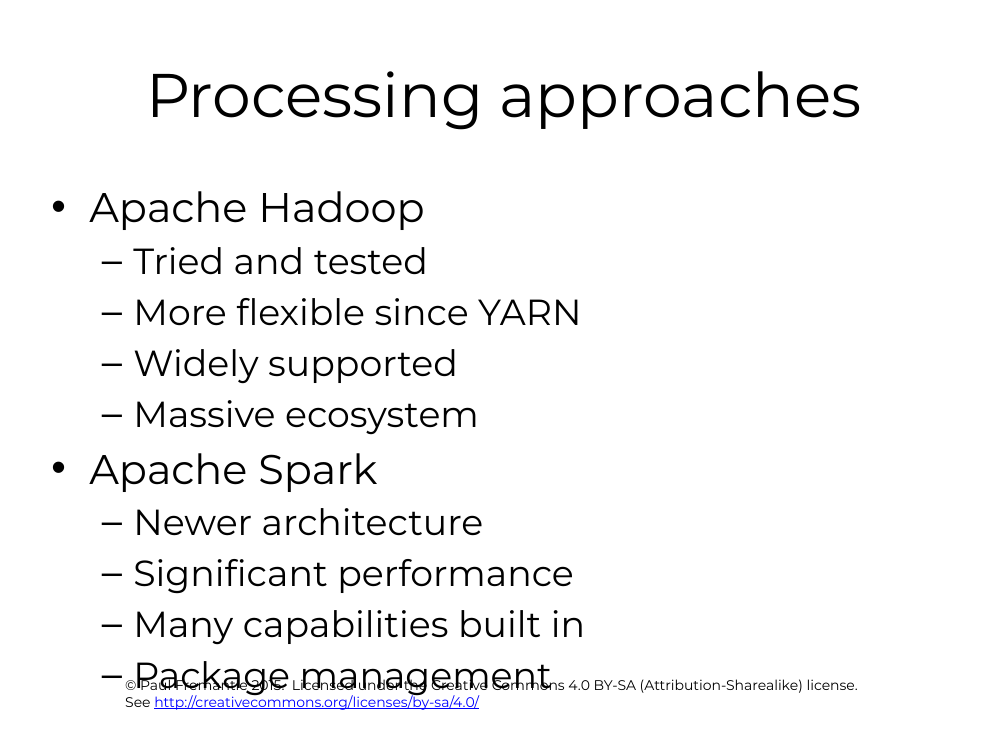
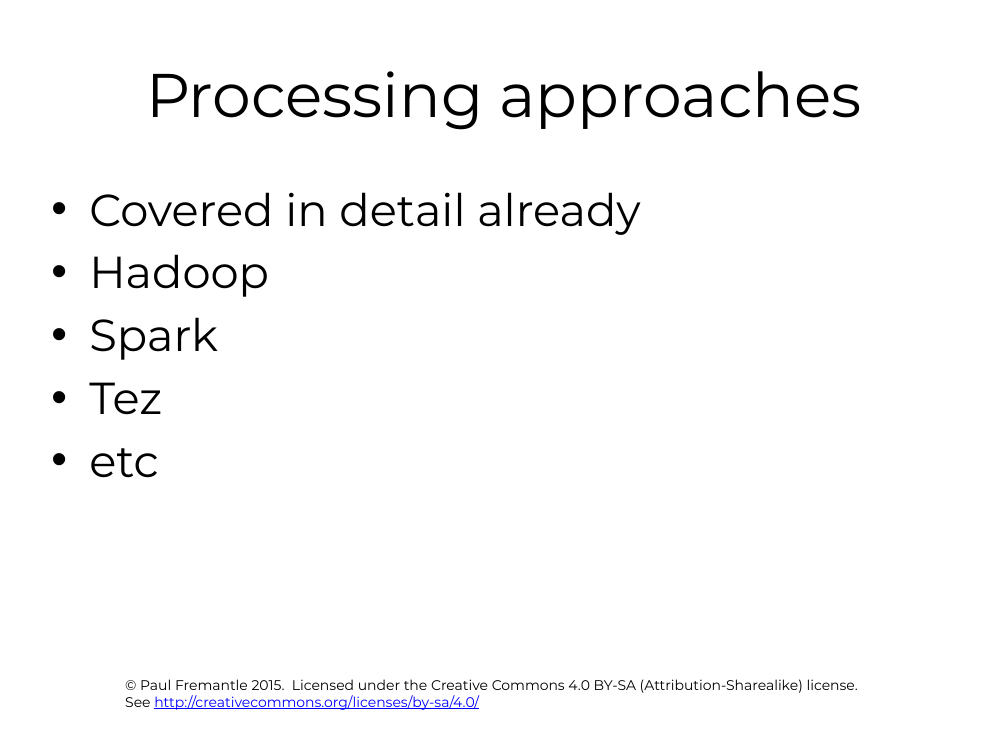
Before and after one commit to pzfreo/ox-clo, a slide deck: slide 15 of pres-source/12-big-data-recap.pptx (slide 9 before the commit). Drawn at 1008x756 pixels with LibreOffice and Linux fonts; fonts in the diff are those of the drawing; background and template pictures are left out. Boxes give left, top, right and bottom in pixels: in the first picture for what was removed or moved away, otherwise in the second. Text is boxed around its words. In the diff, an @@ line names an element or a change of style, - is before the commit and + after.

```diff
--- a/pres-source/12-big-data-recap.pptx
+++ b/pres-source/12-big-data-recap.pptx
@@ text at <box>89,192,640,478</box>: text changed; size 25.9 to 32 pt @@
-• Apache Hadoop
-  – Tried and tested
-  – More flexible since YARN
-  – Widely supported
-  – Massive ecosystem
-• Apache Spark
-  – Newer architecture
-  – Significant performance
-  – Many capabilities built in
-  – Package management
+• Covered in detail already
+• Hadoop
+• Spark
+• Tez
+• etc
```
Also in this commit, not shown: 6 slides added, 1 slide removed, 11 other files.
